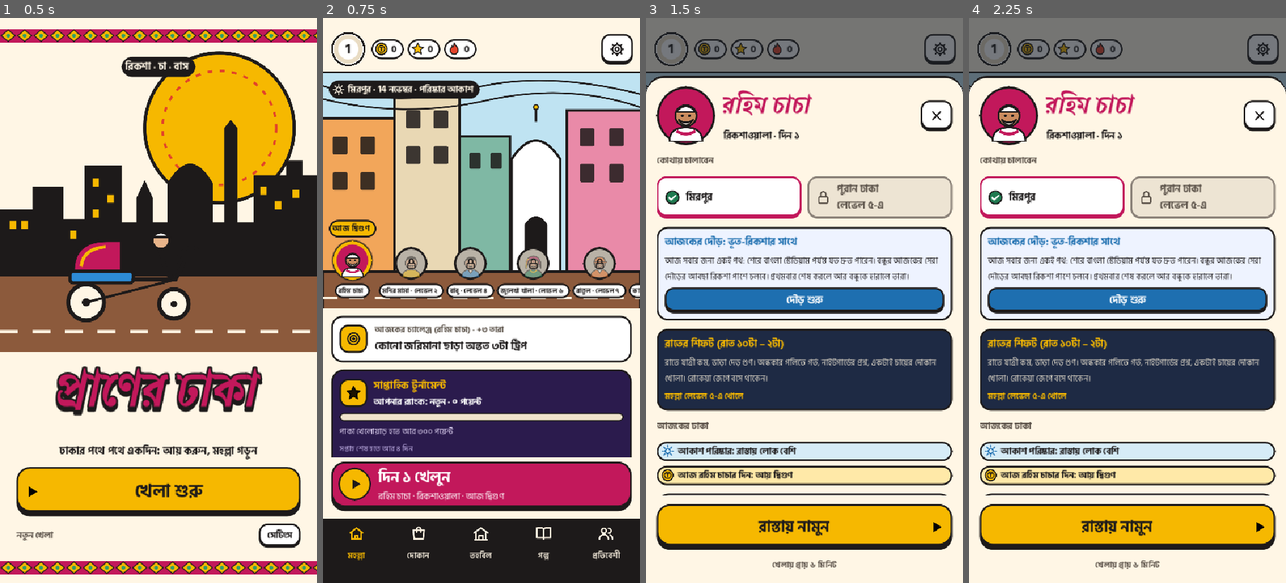
Above: before the commit, frames 1-4 (left to right).
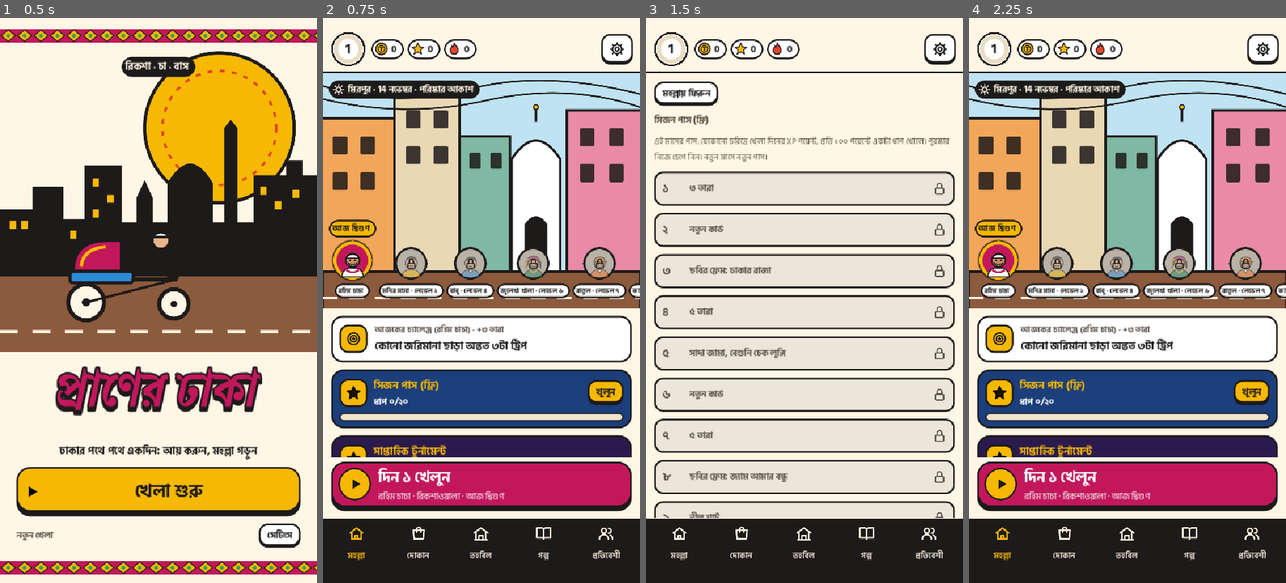
Above: after the commit, the same moments.

Repository: Habibur-Rahman-KUET-09/Dhakay-Akdin
Game: Godot game, scene res://scenes/main.tscn
Two runs of this game, one before a commit and one after it. Both use one fixed random seed, a clock stepped at 60 frames per second and the inputs below.
Inputs (mouse positions are in pixels of both pictures, inside the frame that each line leads up to):
- Up to frame 1 (0.5 s): no input
- Up to frame 2 (0.75 s): click "খেলা শুরু" at 0.5 s
- Up to frame 3 (1.5 s): click "খুলুন" at 1.25 s
- Up to frame 4 (2.25 s): click (1010, 91) at 2 s, where only the run after the commit has a clickable "মহল্লায় ফিরুন"

Frame 1 is identical in both runs. In frame 2, 9.8% of the frame differs, in the area x 2-98%, y 62-78%; in frame 3, 69%; in frame 4, 94%, in the area x 0-100%, y 0-100%.

Commit message:
A free monthly season pass [skip ci]
Co-Authored-By: Claude Opus 5.5 <noreply@anthropic.com>
Claude-Session: https://claude.ai/code/session_01D5VTTbiAkjZrLBvbSQEf7i

Diff:
--- /dev/null
+++ b/game/content/season.json
@@ -0,0 +1,88 @@
+{
+ "about": "The free season pass (rules/season.gd): a season is a calendar month; every day's XP is points; every `per_tier` points opens a tier, whose prize is claimed by hand: stars, a new card for the album, a photo frame, or a look (given, not sold). A new month starts again.",
+ "per_tier": 100,
+ "tiers": [
+  {
+   "tara": 3
+  },
+  {
+   "card": "new"
+  },
+  {
+   "frame": "frame_raja"
+  },
+  {
+   "tara": 5
+  },
+  {
+   "look": [
+    "rickshaw",
+    "outfit_check"
+   ]
+  },
+  {
+   "card": "new"
+  },
+  {
+   "tara": 5
+  },
+  {
+   "frame": "frame_jam"
+  },
+  {
+   "look": [
+    "tea",
+    "outfit_blue"
+   ]
+  },
+  {
+   "look": [
+    "rickshaw",
+    "plate_peacock"
+   ]
+  },
+  {
+   "tara": 8
+  },
+  {
+   "frame": "frame_eid"
+  },
+  {
+   "card": "new"
+  },
+  {
+   "look": [
+    "fuchka",
+    "sari_blue"
+   ]
+  },
+  {
+   "look": [
+    "rickshaw",
+    "slogan_dhakar_raja"
+   ]
+  },
+  {
+   "tara": 10
+  },
+  {
+   "card": "new"
+  },
+  {
+   "look": [
+    "rickshaw",
+    "plate_village"
+   ]
+  },
+  {
+   "tara": 10
+  },
+  {
+   "look": [
+    "fuchka",
+    "sari_jamdani"
+   ],
+   "tara": 20
+  }
+ ]
+}
--- a/game/content/strings.json
+++ b/game/content/strings.json
@@ -5294,5 +5294,53 @@
  "salamiLine": {
   "bn": "পরিবার থেকে ঈদের সালামি: {taka} টাকা আর {tara} তারা।",
   "en": "Eid salami from the family: Tk {taka} and {tara} stars."
+ },
+ "seasonTitle": {
+  "bn": "সিজন পাস (ফ্রি)",
+  "en": "Season pass (free)"
+ },
+ "seasonTier": {
+  "bn": "ধাপ {n}/{all}",
+  "en": "Tier {n} of {all}"
+ },
+ "seasonWaiting": {
+  "bn": "{n}টা পুরস্কার নেওয়ার অপেক্ষায়!",
+  "en": "{n} prizes waiting to be claimed!"
+ },
+ "seasonHow": {
+  "bn": "এই মাসের পাস: যেকোনো চরিত্রে খেলা দিনের XP পয়েন্ট, প্রতি {n} পয়েন্টে একটা ধাপ খোলে। পুরস্কার নিজে চেপে নিন। নতুন মাসে নতুন পাস।",
+  "en": "This month's pass: every day's XP, any character, is points; every {n} points opens a tier. Claim each prize yourself. A new pass every month."
+ },
+ "seasonClaim": {
+  "bn": "নিন",
+  "en": "Claim"
+ },
+ "seasonFrame": {
+  "bn": "ছবির ফ্রেম: {name}",
+  "en": "Photo frame: {name}"
+ },
+ "seasonCard": {
+  "bn": "নতুন কার্ড",
+  "en": "A new card"
+ },
+ "seasonStars": {
+  "bn": "{n} তারা",
+  "en": "{n} stars"
+ },
+ "seasonNewTier": {
+  "bn": "সিজন পাসের ধাপ {n} খুলেছে! পুরস্কার নিন।",
+  "en": "Season pass tier {n} is open! Claim the prize."
+ },
+ "frame_raja": {
+  "bn": "ঢাকার রাজা",
+  "en": "King of Dhaka"
+ },
+ "frame_jam": {
+  "bn": "জ্যাম আমার বন্ধু",
+  "en": "The jam is my friend"
+ },
+ "frame_eid": {
+  "bn": "ঈদ মোবারক",
+  "en": "Eid Mubarak"
  }
 }
--- a/game/scripts/rules/progress.gd
+++ b/game/scripts/rules/progress.gd
@@ -15,6 +15,7 @@
 const League = preload("res://scripts/rules/league.gd")
 const Ranked = preload("res://scripts/rules/ranked.gd")
 const Cards = preload("res://scripts/rules/cards.gd")
+const Season = preload("res://scripts/rules/season.gd")
 const Calendar = preload("res://scripts/rules/calendar.gd")
 
 const SCHEMA := 1
@@ -772,6 +773,8 @@
 	out.rank = int(rk.rank)
 	out.rank_up = bool(rk.up)
 	out.rank_id = Ranked.rank_id(b, int(rk.rank))
+	# The season pass: the day's XP as points.
+	out.season = Season.note(data, int(out.get("xp", 0)), date())
 	# A card for the album: from the character's set, a festival's on its day.
 	var card_rng := RandomNumberGenerator.new()
 	card_rng.randomize()
--- /dev/null
+++ b/game/scripts/rules/season.gd
@@ -0,0 +1,112 @@
+## The free season pass: a season is a calendar month. Every day played
+## adds its XP as points; every per_tier points opens the next of 20
+## tiers, whose prize the player claims: stars, a new card for the album,
+## a photo frame for the photo mode, or a look (given, not sold). A new
+## month starts again from nothing. No drawing: testable.
+extends RefCounted
+
+const Balance = preload("res://scripts/rules/balance.gd")
+const Cards = preload("res://scripts/rules/cards.gd")
+const Goods = preload("res://scripts/rules/goods.gd")
+const PATH := "res://content/season.json"
+
+static var _data := {}
+
+
+static func data() -> Dictionary:
+	if _data.is_empty():
+		_data = JSON.parse_string(FileAccess.get_file_as_string(PATH))
+	return _data
+
+
+static func tiers() -> Array:
+	return data().tiers
+
+
+static func per_tier() -> int:
+	return int(data().per_tier)
+
+
+## The season of a date: "2026-11".
+static func id_of(date: String) -> String:
+	return date.substr(0, 7)
+
+
+## The save's part for the pass, started again in a new month.
+static func of(save: Dictionary, date: String) -> Dictionary:
+	var have = save.get("season", null)
+	if typeof(have) != TYPE_DICTIONARY or str(have.get("id", "")) != id_of(date):
+		have = {"id": id_of(date), "points": 0, "claimed": []}
+		save["season"] = have
+	return have
+
+
+static func points(save: Dictionary, date: String) -> int:
+	return int(of(save, date).points)
+
+
+## Tiers open so far (0..20).
+static func open_tiers(save: Dictionary, date: String) -> int:
+	return mini(tiers().size(), points(save, date) / per_tier())
+
+
+## A day played: its XP as points. Returns {gained, tier, new_tiers}.
+static func note(save: Dictionary, xp: int, date: String) -> Dictionary:
+	var before := open_tiers(save, date)
+	var s := of(save, date)
+	s.points = int(s.points) + maxi(0, xp)
+	var now := open_tiers(save, date)
+	return {"gained": maxi(0, xp), "tier": now, "new_tiers": now - before}
+
+
+static func claimed(save: Dictionary, date: String, tier: int) -> bool:
+	return (of(save, date).claimed as Array).has(tier)
+
+
+## Tiers open and not yet claimed.
+static func waiting(save: Dictionary, date: String) -> int:
+	var n := 0
+	for t in range(1, open_tiers(save, date) + 1):
+		if not claimed(save, date, t):
+			n += 1
+	return n
+
+
+## Claims tier t (1-based): gives its prize. Returns what was given
+## ({tara, card, frame, look}) or {} if it cannot be claimed.
+static func claim(save: Dictionary, b: Balance, date: String, t: int, rng: RandomNumberGenerator) -> Dictionary:
+	if t < 1 or t > open_tiers(save, date) or claimed(save, date, t):
+		return {}
+	var prize: Dictionary = tiers()[t - 1]
+	var out := {}
+	if prize.has("tara"):
+		save["tara"] = int(save.get("tara", 0)) + int(prize.tara)
+		out["tara"] = int(prize.tara)
+	if prize.has("card"):
+		# A card not held yet (or a star if the album is full).
+		var missing := []
+		for s in Cards.sets():
+			for c in s.cards:
+				if not Cards.owned(save, str(c.id)):
+					missing.append(str(c.id))
+		if missing.is_empty():
+			save["tara"] = int(save.get("tara", 0)) + 1
+		else:
+			var id: String = missing[rng.randi() % missing.size()]
+			out["card"] = Cards.give(save, b, id)
+	if prize.has("frame"):
+		if not save.has("frames"):
+			save["frames"] = []
+		if not (save.frames as Array).has(str(prize.frame)):
+			save.frames.append(str(prize.frame))
+		out["frame"] = str(prize.frame)
+	if prize.has("look"):
+		var who := str(prize.look[0])
+		var id := str(prize.look[1])
+		if not save.has("cosmetics"):
+			save["cosmetics"] = []
+		if not Goods.look(who, id).is_empty() and not (save.cosmetics as Array).has(id):
+			save.cosmetics.append(id)
+		out["look"] = [who, id]
+	of(save, date).claimed.append(t)
+	return out
--- a/game/scripts/ui/day_lines.gd
+++ b/game/scripts/ui/day_lines.gd
@@ -18,6 +18,9 @@
 		out.append(s.t("streakGift"))
 	if int(got.get("rank_points", 0)) > 0:
 		out.append(s.t("dayRankPoints", {"n": int(got.rank_points)}))
+	var season: Dictionary = got.get("season", {})
+	if int(season.get("new_tiers", 0)) > 0:
+		out.append(s.t("seasonNewTier", {"n": int(season.tier)}))
 	var card: Dictionary = got.get("card", {})
 	if not card.is_empty():
 		var name := str(Cards.card(str(card.id)).get("name", {}).get(s.lang, ""))
--- a/game/scripts/ui/home.gd
+++ b/game/scripts/ui/home.gd
@@ -32,6 +32,7 @@
 const League = preload("res://scripts/rules/league.gd")
 const Ranked = preload("res://scripts/rules/ranked.gd")
 const Cards = preload("res://scripts/rules/cards.gd")
+const Season = preload("res://scripts/rules/season.gd")
 const Juice = preload("res://scripts/ui/juice.gd")
 const Race = preload("res://scripts/rules/race.gd")
 const Together = preload("res://scripts/rules/together.gd")
@@ -308,6 +309,8 @@
 			_together_page(page)
 		"cards":
 			_cards_page(page)
+		"season":
+			_season_page(page)
 		_:
 			_hub_page(page, margin)
 	_let_scroll(margin)
@@ -467,6 +470,7 @@
 		inner.add_child(challenge)
 	if not _salami.is_empty():
 		inner.add_child(_salami_card())
+	inner.add_child(_pass_card())
 	inner.add_child(_ranked_card())
 	inner.add_child(_album_card())
 	inner.add_child(_together_card())
@@ -3129,3 +3133,102 @@
 	text.add_child(line)
 	panel.ready.connect(func(): Juice.celebrate(self, "sparkle"))
 	return panel
+
+
+# --- The free season pass --------------------------------------------------------
+
+
+## On the mohalla page: this month's pass, the tier reached, prizes waiting.
+func _pass_card() -> Control:
+	var panel := _card(Color("1C3E7B"), 20)
+	panel.name = "SeasonCard"
+	var col := VBoxContainer.new()
+	col.add_theme_constant_override("separation", 6)
+	panel.add_child(col)
+	var date := progress.date()
+	var top := HBoxContainer.new()
+	top.add_theme_constant_override("separation", 10)
+	top.add_child(_icon_tile("star", Look.YELLOW, Look.OUTLINE))
+	var titles := VBoxContainer.new()
+	titles.size_flags_horizontal = Control.SIZE_EXPAND_FILL
+	titles.add_theme_constant_override("separation", 0)
+	titles.add_child(Look.label(s.t("seasonTitle"), 18, true, Look.YELLOW))
+	titles.add_child(Look.label(s.t("seasonTier", {"n": Season.open_tiers(progress.data, date), "all": Season.tiers().size()}), 15, true, Color.WHITE))
+	top.add_child(titles)
+	var go := Look.chunky(s.t("friendsOpen"), Look.YELLOW, Look.OUTLINE, 16, 4, 14)
+	go.name = "SeasonOpen"
+	go.autowrap_mode = TextServer.AUTOWRAP_OFF
+	go.size_flags_vertical = Control.SIZE_SHRINK_CENTER
+	go.pressed.connect(show_page.bind("season"))
+	top.add_child(go)
+	col.add_child(top)
+	var into := Season.points(progress.data, date) % Season.per_tier()
+	if Season.open_tiers(progress.data, date) < Season.tiers().size():
+		col.add_child(Look.bar(into, Season.per_tier(), Look.YELLOW, 14))
+	var waiting := Season.waiting(progress.data, date)
+	if waiting > 0:
+		col.add_child(Look.label(s.t("seasonWaiting", {"n": waiting}), 14, true, Look.PARROT))
+	return panel
+
+
+## The pass: every tier's prize, claimed, to claim, or still locked.
+func _season_page(page: VBoxContainer) -> void:
+	var back := Look.chunky(s.t("friendsBack"), Color.WHITE, Look.OUTLINE, 15, 3, 14)
+	back.name = "SeasonBack"
+	back.autowrap_mode = TextServer.AUTOWRAP_OFF
+	back.size_flags_horizontal = Control.SIZE_SHRINK_BEGIN
+	back.pressed.connect(show_page.bind("hub"))
+	page.add_child(back)
+	page.add_child(_caption(s.t("seasonTitle")))
+	var how := Look.label(s.t("seasonHow", {"n": Season.per_tier()}), 14, false, Look.MUTED)
+	how.autowrap_mode = TextServer.AUTOWRAP_WORD_SMART
+	page.add_child(how)
+	var date := progress.date()
+	var open := Season.open_tiers(progress.data, date)
+	for t in range(1, Season.tiers().size() + 1):
+		var row := HBoxContainer.new()
+		row.add_theme_constant_override("separation", 10)
+		var panel := _card(Color.WHITE if t <= open else Color("ECE6DA"), 14)
+		panel.add_child(row)
+		var num := Look.label(s.num(str(t)), 20, true, Look.SKY_DARK if t <= open else Look.MUTED)
+		num.custom_minimum_size = Vector2(36, 0)
+		row.add_child(num)
+		var what := Look.label(_prize_text(Season.tiers()[t - 1]), 15, true, Look.OUTLINE if t <= open else Look.MUTED)
+		what.size_flags_horizontal = Control.SIZE_EXPAND_FILL
+		what.autowrap_mode = TextServer.AUTOWRAP_WORD_SMART
+		row.add_child(what)
+		if Season.claimed(progress.data, date, t):
+			row.add_child(Look.icon("check", 28, Look.PARROT))
+		elif t <= open:
+			var take := Look.chunky(s.t("seasonClaim"), Look.PARROT, Color.WHITE, 15, 3, 12)
+			take.name = "SeasonClaim_%d" % t
+			take.autowrap_mode = TextServer.AUTOWRAP_OFF
+			take.pressed.connect(_claim_tier.bind(t))
+			row.add_child(take)
+		else:
+			row.add_child(Look.icon("lock", 24, Look.MUTED))
+		page.add_child(panel)
+
+
+func _prize_text(prize: Dictionary) -> String:
+	var parts := PackedStringArray()
+	if prize.has("look"):
+		parts.append(s.t("look_" + str(prize.look[1])))
+	if prize.has("frame"):
+		parts.append(s.t("seasonFrame", {"name": s.t(str(prize.frame))}))
+	if prize.has("card"):
+		parts.append(s.t("seasonCard"))
+	if prize.has("tara"):
+		parts.append(s.t("seasonStars", {"n": int(prize.tara)}))
+	return " + ".join(parts)
+
+
+func _claim_tier(t: int) -> void:
+	var rng := RandomNumberGenerator.new()
+	rng.randomize()
+	var got := Season.claim(progress.data, b, progress.date(), t, rng)
+	if got.is_empty():
+		return
+	progress.save()
+	Juice.celebrate(self, "sparkle")
+	_build()
--- a/game/tests/run_tests.gd
+++ b/game/tests/run_tests.gd
@@ -4,7 +4,7 @@
 ## half way is caught too.
 extends SceneTree
 
-const FILES := ["res://tests/test_rules.gd", "res://tests/te …(486 unchanged characters)… _online.gd", "res://tests/test_cards.gd"]
+const FILES := ["res://tests/test_rules.gd", "res://tests/te …(486 unchanged characters)… _online.gd", "res://tests/test_cards.gd", "res://tests/test_season.gd"]
 
 
 func _initialize() -> void:
--- /dev/null
+++ b/game/tests/test_season.gd
@@ -0,0 +1,33 @@
+## The free season pass (season.gd).
+extends "res://tests/check.gd"
+
+const Season = preload("res://scripts/rules/season.gd")
+const Balance = preload("res://scripts/rules/balance.gd")
+
+
+func test_points_open_tiers_and_prizes_are_claimed_once() -> void:
+	var b := Balance.new()
+	var rng := RandomNumberGenerator.new()
+	rng.seed = 1
+	var save := {"tara": 0}
+	eq(Season.tiers().size(), 20, "20 tiers")
+	var got := Season.note(save, 130, "2026-11-10")
+	eq(int(got.new_tiers), 1, "130 points: the first tier")
+	eq(Season.waiting(save, "2026-11-10"), 1, "one prize waiting")
+	var prize := Season.claim(save, b, "2026-11-10", 1, rng)
+	eq(int(prize.tara), 3, "the first prize: 3 stars")
+	eq(int(save.tara), 3, "given")
+	eq(Season.claim(save, b, "2026-11-10", 1, rng), {}, "once")
+	eq(Season.claim(save, b, "2026-11-10", 2, rng), {}, "not before it opens")
+	Season.note(save, 400, "2026-11-11")
+	prize = Season.claim(save, b, "2026-11-11", 2, rng)
+	check(bool(prize.card.new), "tier 2: a card not held yet")
+	prize = Season.claim(save, b, "2026-11-11", 5, rng)
+	check((save.cosmetics as Array).has("outfit_check"), "tier 5: an outfit, given")
+
+
+func test_a_new_month_starts_again() -> void:
+	var save := {}
+	Season.note(save, 500, "2026-11-30")
+	eq(Season.open_tiers(save, "2026-11-30"), 5, "five tiers in November")
+	eq(Season.open_tiers(save, "2026-12-01"), 0, "December starts again")
